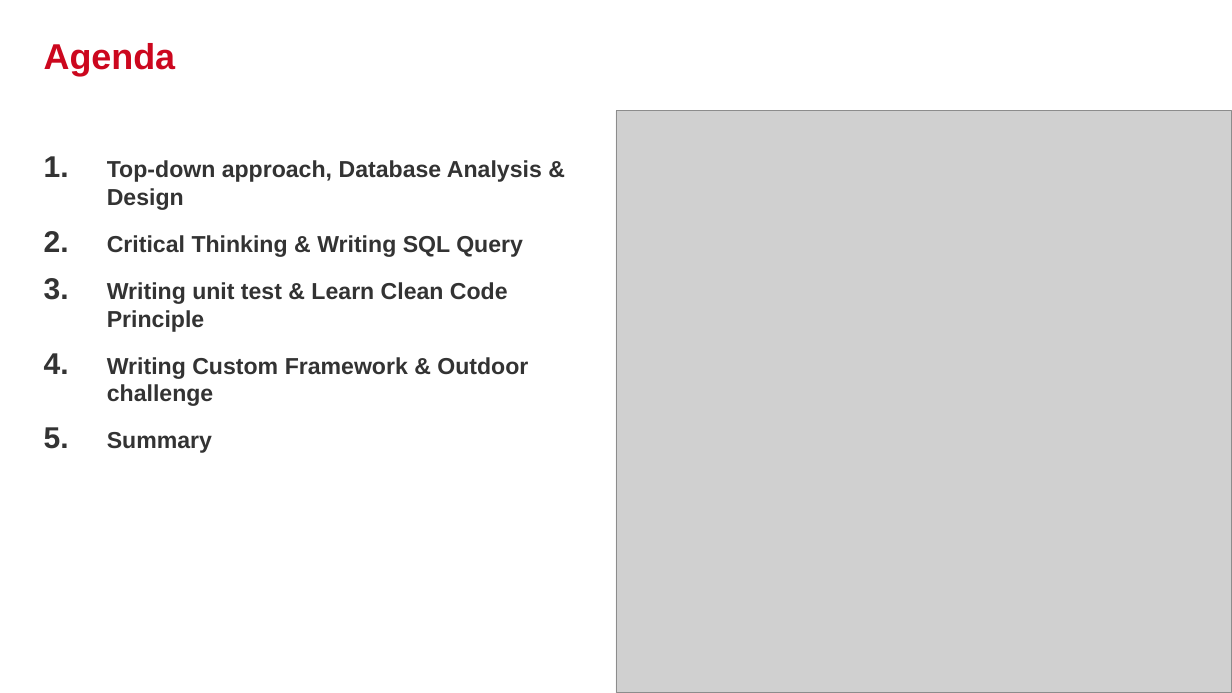
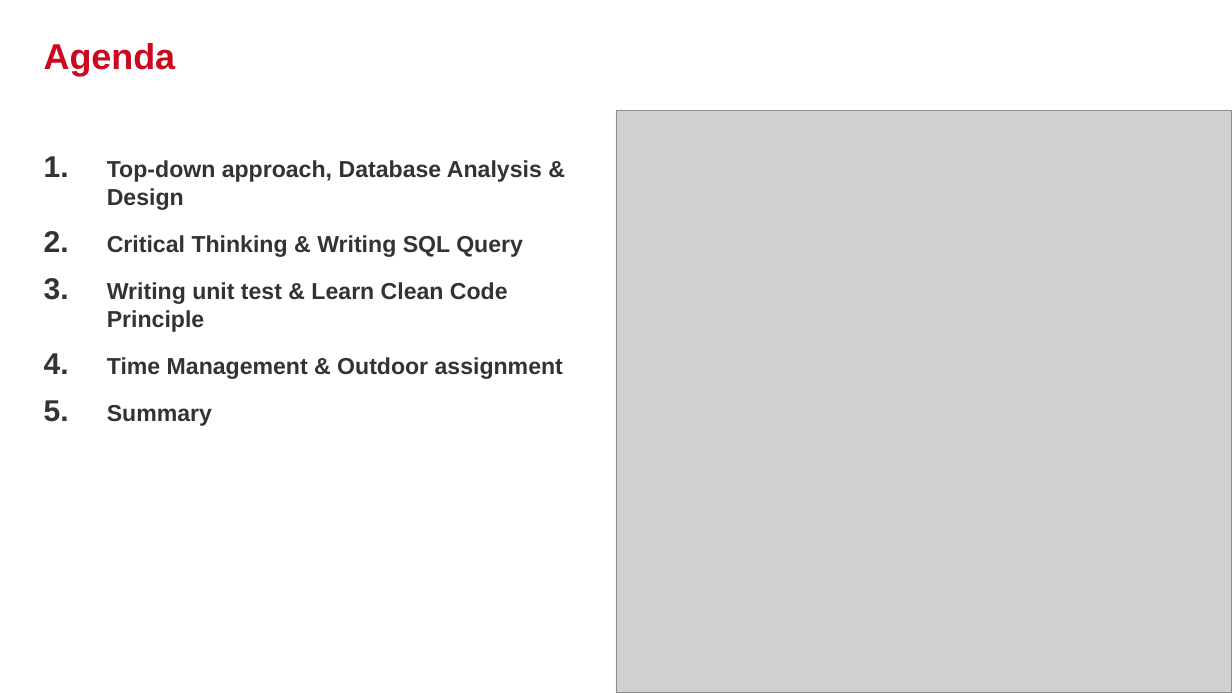
Before and after one commit to phmquan/YPP4-QuanPhan, a slide deck: slide 3 of document/QuanPhan_MilestonePreview.pptx. Drawn at 1232x693 pixels with LibreOffice and Linux fonts; fonts in the diff are those of the drawing; grey boxes stand for pictures; background and template pictures are left out. Boxes give left, top, right and bottom in pixels: in the first picture for what was removed or moved away, otherwise in the second. Text is boxed around its words. In the diff, an @@ line names an element or a change of style, - is before the commit and + after.

```diff
--- a/document/QuanPhan_MilestonePreview.pptx
+++ b/document/QuanPhan_MilestonePreview.pptx
@@ text at (x1=107, y1=357, x2=563, y2=379): text changed @@
-4. Writing Custom Framework & Outdoor challenge
+4. Time Management & Outdoor assignment
```
Also in this commit, not shown: 7 other slides changed, 1 slide added, 4 slides removed, 1 other file.
